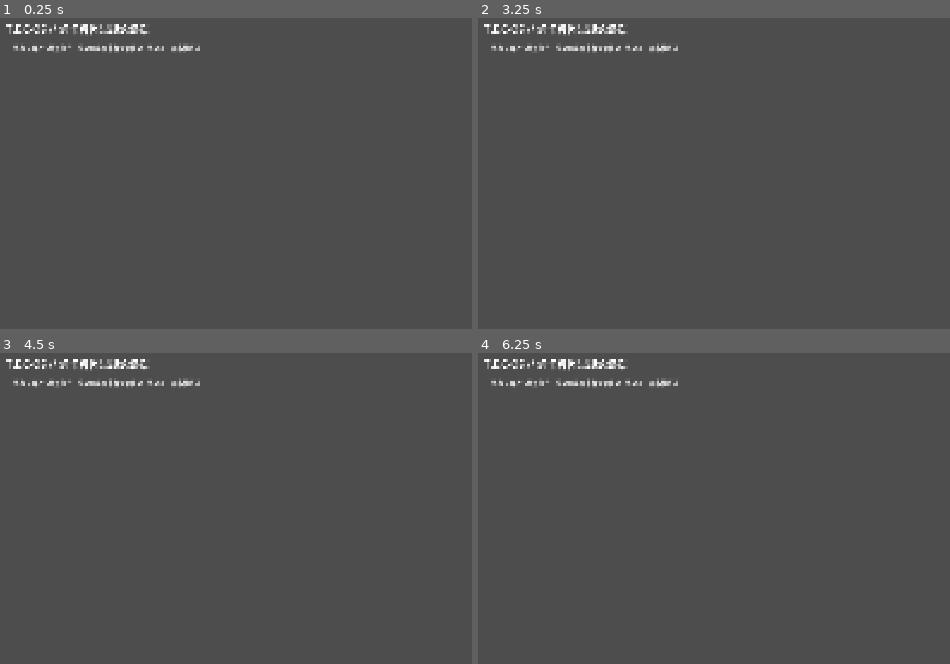
Above: before the commit, frames 1-4 (two rows, left to right).
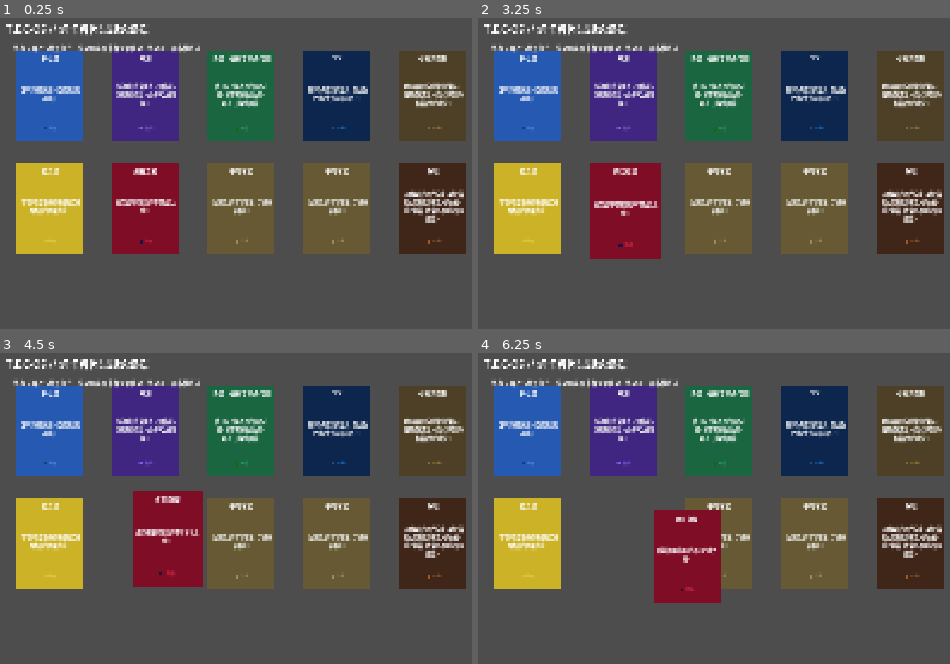
Above: after the commit, the same moments.

Repository: ChrisUtada/tec3g
Game: Godot game, scene res://main.tscn
Two runs of this game, one before a commit and one after it. Both use one fixed random seed, a clock stepped at 60 frames per second and the inputs below.
Inputs (mouse positions are in pixels of both pictures, inside the frame that each line leads up to):
- Up to frame 1 (0.25 s): no input
- Up to frame 2 (3.25 s): tap Enter at 0.5, 2 s; move the mouse to (outside the picture) at 0.52 s; click (outside the picture) at 0.67 s; tap Space at 1.25, 2.75 s; drag from (695, 263) to (outside the picture) at 1.27 s; move the mouse to (931, 142) at 2.02 s; click (931, 142) at 2.17 s; drag from (outside the picture) to (614, 173) at 2.77 s
- Up to frame 3 (4.5 s): move the mouse to (outside the picture) at 3.52 s; click (outside the picture) at 3.67 s; tap Enter at 4.25 s; drag from (136, 508) to (254, 464) at 4.27 s
- Up to frame 4 (6.25 s): move the mouse to (893, 576) at 5.02 s; click (893, 576) at 5.17 s; tap Space at 5.75 s; drag from (732, 464) to (695, 598) at 5.77 s

The runs differ from the first frame. In frame 1, 41% of the frame differs, in the area x 3-99%, y 10-76%; in frame 2, 42%, in the area x 3-99%, y 10-78%; in frame 3, 42%; in frame 4, 39%.
Error before the commit: Parse Error: The function signature doesn't match the parent. Parent signature is "get(StringName) -> Variant". (res://autoload/scene_config_registry.gd:8)
Error after the commit: Invalid assignment of property or key 'accept_card_ids' with value of type 'Array' on a base object of type 'Resource (PanelSlotConfig)'. (res://autoload/scene…

Commit message:
fix: rename get()->get_config, fix _reqs signature

Diff:
--- a/autoload/scene_config_registry.gd
+++ b/autoload/scene_config_registry.gd
@@ -1,11 +1,11 @@
 extends Node
 
-var _configs: Dictionary = {}  # scene_card_id -> ExplorationConfig
+var _configs: Dictionary = {}
 
 func _ready():
 	_configs["SCENE_plant_hunter"] = _plant_hunter()
 
-func get(card_id: String) -> ExplorationConfig:
+func get_config(card_id: String) -> ExplorationConfig:
 	return _configs.get(card_id)
 
 func _plant_hunter() -> ExplorationConfig:
@@ -18,26 +18,28 @@
 
 	var branch1 = SlotBranchRecipe.new()
 	branch1.branch_name = "采集"
-	branch1.required_cards = _reqs(["ITEM_sdt"], "需要手电筒", ["ITEM_coin"], "需要因果律")
+	branch1.required_cards = [
+		_slot(["ITEM_sdt"], "需要手电筒"),
+		_slot(["ITEM_coin"], "需要因果律"),
+	]
 	branch1.result_recipes = [_drop(preload("res://resources/cards/ITEM_plant.tres"), 1, 1, 1.0, 1, false, "采集植物")]
 	c.branch_recipes.append(branch1)
 
 	var branch2 = SlotBranchRecipe.new()
 	branch2.branch_name = "调查"
-	branch2.required_cards = _reqs(["CHAR_junior_investigator"], "需要初级调查员")
+	branch2.required_cards = [
+		_slot(["CHAR_junior_investigator"], "需要初级调查员"),
+	]
 	branch2.result_recipes = [_drop(preload("res://resources/cards/ITEM_shadow.tres"), 1, 1, 1.0, 0, false, "黑影")]
 	c.branch_recipes.append(branch2)
 
 	return c
 
-static func _reqs(args) -> Array:
-	var arr: Array[PanelSlotConfig] = []
-	for i in range(0, args.size(), 2):
-		var s = PanelSlotConfig.new()
-		s.accept_card_ids = args[i]
-		s.hint = args[i + 1]
-		arr.append(s)
-	return arr
+static func _slot(ids: Array, hint: String) -> PanelSlotConfig:
+	var s = PanelSlotConfig.new()
+	s.accept_card_ids = ids
+	s.hint = hint
+	return s
 
 static func _drop(card: CardData, min_c: int, max_c: int, w: float, drops: int, stackable: bool, label: String) -> DropRecipe:
 	var r = DropRecipe.new()
--- a/scripts/cards/card_base.gd
+++ b/scripts/cards/card_base.gd
@@ -129,8 +129,8 @@
 
 func _gui_input(event):
 	if event is InputEventMouseButton and event.button_index == MOUSE_BUTTON_LEFT and event.double_click:
-		if card_data and SceneConfigRegistry.get(card_data.card_id):
-			EventBus.exploration_requested.emit(SceneConfigRegistry.get(card_data.card_id))
+		if card_data and SceneConfigRegistry.get_config(card_data.card_id):
+			EventBus.exploration_requested.emit(SceneConfigRegistry.get_config(card_data.card_id))
 			return
 		if card_data and card_data.dialogue_config:
 			EventBus.dialogue_requested.emit(card_data.dialogue_config, card_data.card_name)
Not shown, added: autoload/recipe_registry.gd.uid
Not shown, added: autoload/scene_config_registry.gd.uid
Not shown, removed: scripts/favorability_drop.gd.uid
